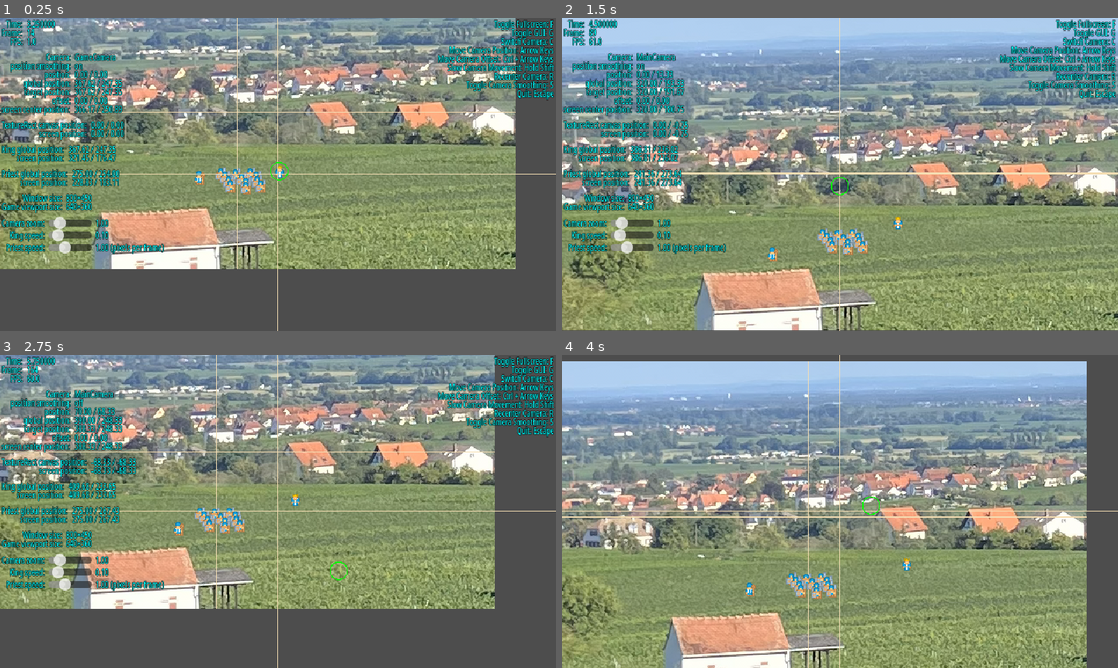
Above: before the commit, frames 1-4 (two rows, left to right).
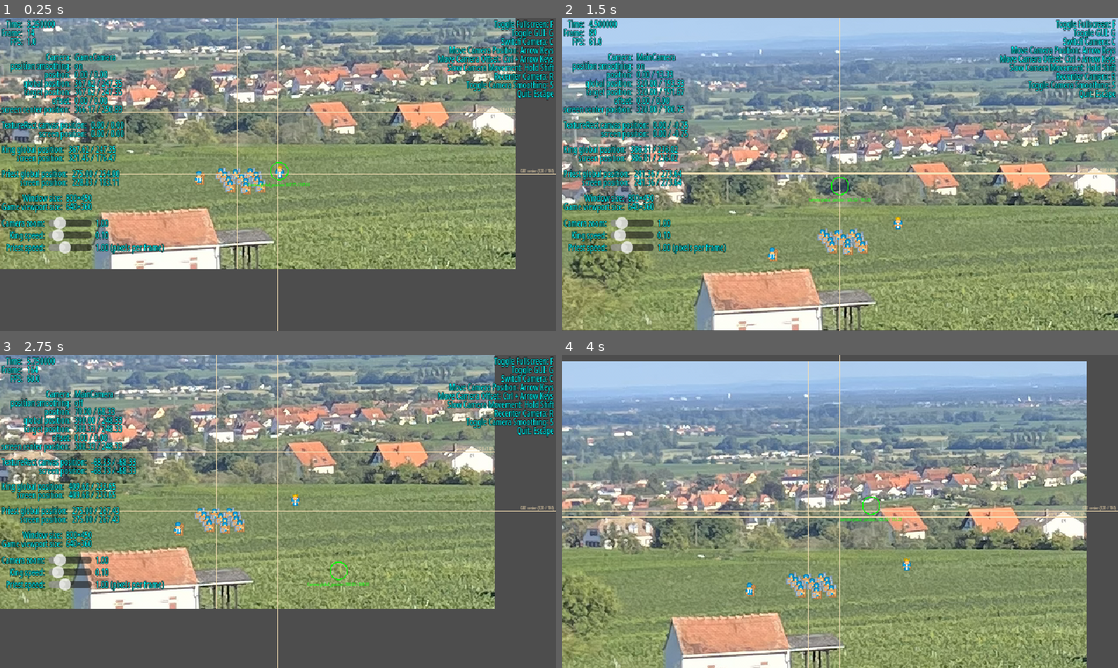
Above: after the commit, the same moments.

Repository: Toxe/godot-pixel-style
Game: Godot game, scene res://scenes/main.tscn
The game is run twice, just before and just after one commit, with the same random seed, the same clock (stepped at 60 frames per second) and the same inputs.
Inputs:
- Up to frame 1 (0.25 s): no input
- Up to frame 2 (1.5 s): tap Enter at 0.5 s; hold Right (ui_right) 0.53-1.28 s; hold R (recenter_camera) 0.53-1.28 s; hold Down (ui_down) from 1.28 s (still down); tap C (switch_camera) at 1.35 s
- Up to frame 3 (2.75 s): release Down (ui_down) at 2.03 s; hold Right (ui_right) from 2.03 s (still down); hold S (toggle_camera_smoothing) from 2.03 s (still down)
- Up to frame 4 (4 s): release Right (ui_right) at 2.78 s; release S (toggle_camera_smoothing) at 2.78 s; hold Up (ui_up) 2.78-3.53 s; tap G (toggle_gui) at 2.85 s; hold Left (ui_left) from 3.53 s (still down); tap Shift at 3.6 s

The runs differ from the first frame. In frame 1, 0.2% of the frame differs, in the area x 44-100%, y 28-55%; in frame 2, 0.1%; in frame 3, 0.2%; in frame 4, 0.2%, in the area x 50-100%, y 48-54%.
Error before the commit: Cannot call method 'get_multiline_string_size' on a null value. (res://scripts/debug_draw.gd:9)

Commit message:
Set default font in theme

Diff:
--- a/PixelStyle/scenes/theme.tres
+++ b/PixelStyle/scenes/theme.tres
@@ -1,6 +1,10 @@
-[gd_resource type="Theme" load_steps=4 format=3 uid="uid://di14qk6sdexpx"]
+[gd_resource type="Theme" format=3 uid="uid://di14qk6sdexpx"]
 
 [ext_resource type="FontFile" uid="uid://jxpiue4a0r2q" path="res://assets/fonts/NotoSans.ttf" id="1_nx7ni"]
+
+[sub_resource type="StyleBoxEmpty" id="StyleBoxEmpty_nx7ni"]
+content_margin_left = 2.0
+content_margin_right = 2.0
 
 [sub_resource type="FontVariation" id="FontVariation_jm5n4"]
 base_font = ExtResource("1_nx7ni")
@@ -9,16 +13,12 @@
 2003265652: 400
 }
 
-[sub_resource type="StyleBoxEmpty" id="StyleBoxEmpty_nx7ni"]
-content_margin_left = 2.0
-content_margin_right = 2.0
-
 [resource]
+default_font = SubResource("FontVariation_jm5n4")
+default_font_size = 10
 GridContainer/constants/v_separation = -2
 Label/colors/font_color = Color(0, 1, 1, 1)
 Label/colors/font_outline_color = Color(0, 0, 0, 1)
 Label/constants/line_spacing = -4
 Label/constants/outline_size = 2
-Label/font_sizes/font_size = 10
-Label/fonts/font = SubResource("FontVariation_jm5n4")
 PanelContainer/styles/panel = SubResource("StyleBoxEmpty_nx7ni")
